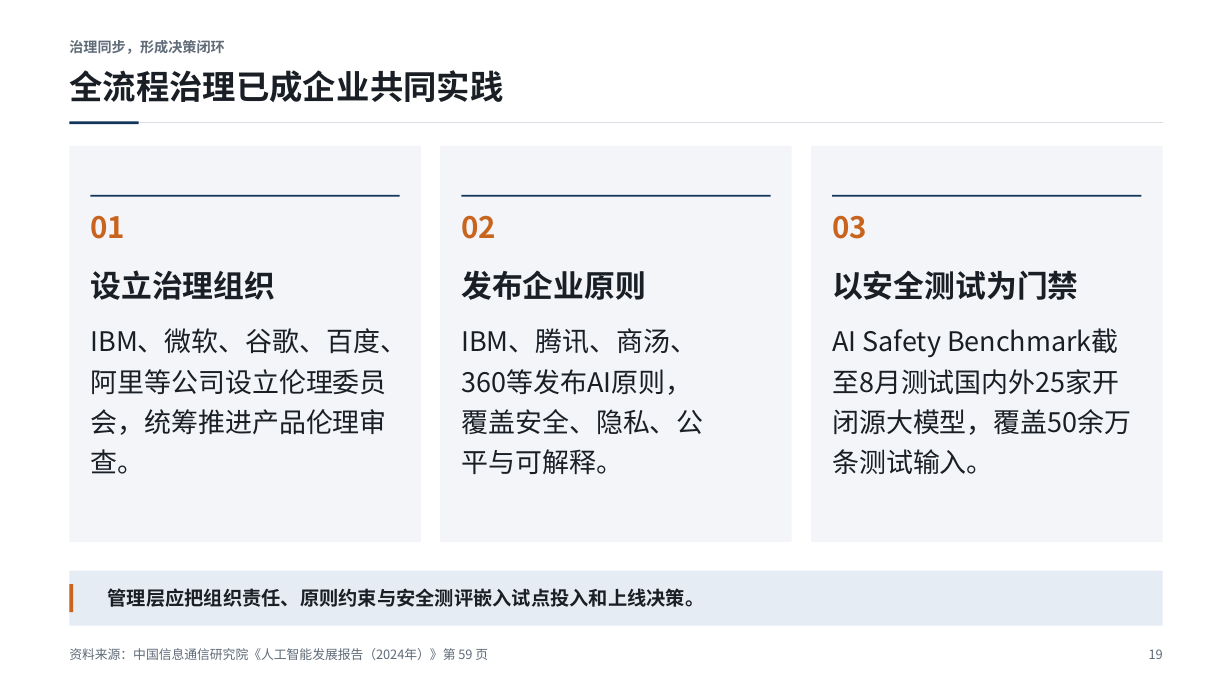
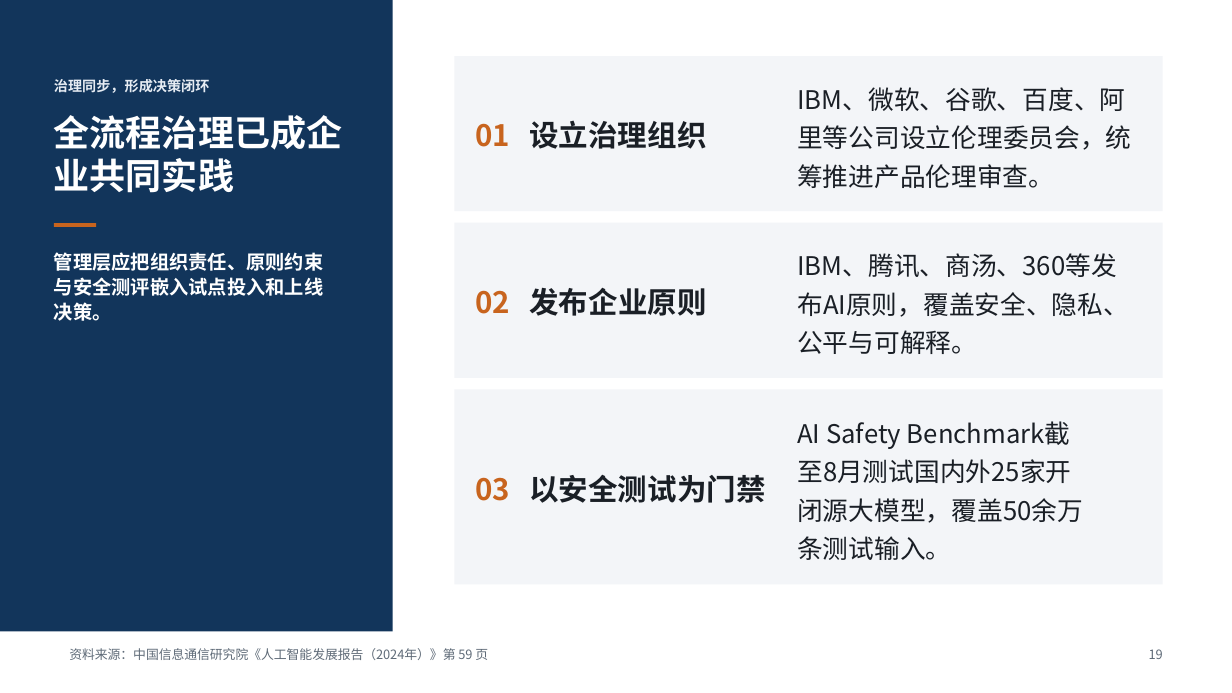
Before and after one commit to Liyilin66/ppt-agent, a slide deck: slide 19 of examples/caict-2024-sample.pptx. Drawn at 1232x693 pixels with LibreOffice and Linux fonts; fonts in the diff are those of the drawing. Boxes give left, top, right and bottom in pixels: in the first picture for what was removed or moved away, otherwise in the second. Text is boxed around its words. In the diff, an @@ line names an element or a change of style, - is before the commit and + after.

```diff
--- a/examples/caict-2024-sample.pptx
+++ b/examples/caict-2024-sample.pptx
@@ rectangle: place and size @@
-rectangle at (69,146,421,543)
+rectangle at (0,0,393,631)
@@ rectangle at (0,0,393,631): fill #F3F5F8 to #12355B @@
@@ rectangle added at (455,56,1164,212), fill #F3F5F8 @@
@@ text "治理同步，形成决策闭环": place and size @@
-text "治理同步，形成决策闭环" at (69,40,225,54)
+text "治理同步，形成决策闭环" at (54,79,210,93)
@@ text "治理同步，形成决策闭环" at (54,79,210,93): text colour #5F6B78 to #E6ECF3 @@
@@ text "01": place and size @@
-text "01" at (90,215,125,239)
+text "01" at (475,123,510,147)
@@ text "设立治理组织": place and size @@
-text "设立治理组织" at (90,270,275,300)
+text "设立治理组织" at (529,120,706,149)
@@ text "IBM、微软、谷歌、百度、阿里等公司设立伦理委员会，统筹推进产品伦理审查。": place and size @@
-text "IBM、微软、谷歌、百度、阿里等公司设立伦理委员会，统筹推进产品伦理审查。" at (90,328,407,474)
+text "IBM、微软、谷歌、百度、阿里等公司设立伦理委员会，统筹推进产品伦理审查。" at (797,87,1131,188)
@@ text "全流程治理已成企业共同实践": place and size @@
-text "全流程治理已成企业共同实践" at (69,70,503,102)
+text "全流程治理已成企业共同实践" at (54,115,342,193)
@@ text "全流程治理已成企业共同实践" at (54,115,342,193): size 26 to 28.1 pt, text colour #1A1F26 to #FFFFFF; line spacing 31.2pt to 33.7pt @@
@@ line removed from (69, 123) to (1163, 123) @@
@@ rectangle removed at (69,121,139,124) @@
@@ rectangle removed at (440,146,792,543) @@
@@ rectangle removed at (811,146,1164,543) @@
@@ rectangle removed at (91,195,400,197) @@
@@ rectangle removed at (461,195,771,197) @@
@@ rectangle removed at (833,195,1142,197) @@
@@ rectangle added at (54,223,96,226), fill #C8641E @@
@@ rectangle added at (455,223,1164,378), fill #F3F5F8 @@
@@ text "02": place and size @@
-text "02" at (461,215,496,239)
+text "02" at (475,290,510,314)
@@ text "发布企业原则": place and size @@
-text "发布企业原则" at (461,270,646,300)
+text "发布企业原则" at (529,287,706,316)
@@ size 21 to 20 pt; line spacing 31.5pt to 30pt; vertical alignment top to middle in 3 elements at (797,422,1083,560), (797,87,1131,188), (797,253,1129,354) @@
@@ text "IBM、腾讯、商汤、360等发布AI原则，覆盖安全、隐私、公平与可解释。": place and size @@
-text "IBM、腾讯、商汤、360等发布AI原则，覆盖安全、隐私、公平与可解释。" at (461,328,704,474)
+text "IBM、腾讯、商汤、360等发布AI原则，覆盖安全、隐私、公平与可解释。" at (797,253,1129,354)
@@ text "管理层应把组织责任、原则约束与安全测评嵌入试点投入和上线决策。": place and size @@
-text "管理层应把组织责任、原则约束与安全测评嵌入试点投入和上线决策。" at (108,588,705,607)
+text "管理层应把组织责任、原则约束与安全测评嵌入试点投入和上线决策。" at (54,252,323,321)
@@ text "管理层应把组织责任、原则约束与安全测评嵌入试点投入和上线决策。" at (54,252,323,321): text colour #1A1F26 to #FFFFFF @@
@@ rectangle added at (455,389,1164,584), fill #F3F5F8 @@
@@ vertical alignment top to middle in 3 elements at (475,290,510,314), (475,123,510,147), (475,477,510,501) @@
@@ text "03": place and size @@
-text "03" at (832,215,867,239)
+text "03" at (475,477,510,501)
@@ size 24 to 23 pt; line spacing 31.2pt to 29.9pt; vertical alignment top to middle in 3 elements at (529,287,706,316), (529,120,706,149), (529,475,765,503) @@
@@ text "以安全测试为门禁": place and size @@
-text "以安全测试为门禁" at (832,270,1078,300)
+text "以安全测试为门禁" at (529,475,765,503)
@@ text "AI Safety Benchmark截至8月测试国内外25家开闭源大模型，覆盖50余万条测试输入。": place and size @@
-text "AI Safety Benchmark截至8月测试国内外25家开闭源大模型，覆盖50余万条测试输入。" at (832,329,1131,474)
+text "AI Safety Benchmark截至8月测试国内外25家开闭源大模型，覆盖50余万条测试输入。" at (797,422,1083,560)
@@ rectangle removed at (69,571,1163,626) @@
@@ rectangle removed at (69,584,73,612) @@
```
Also in this commit, not shown: 10 other slides changed, 6 other files.
